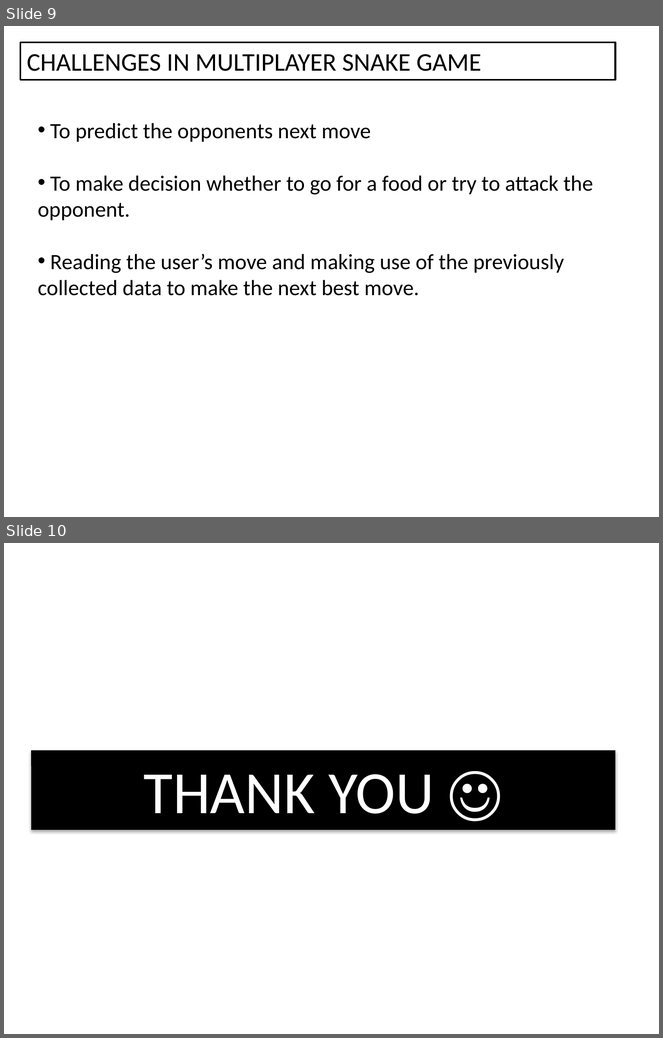
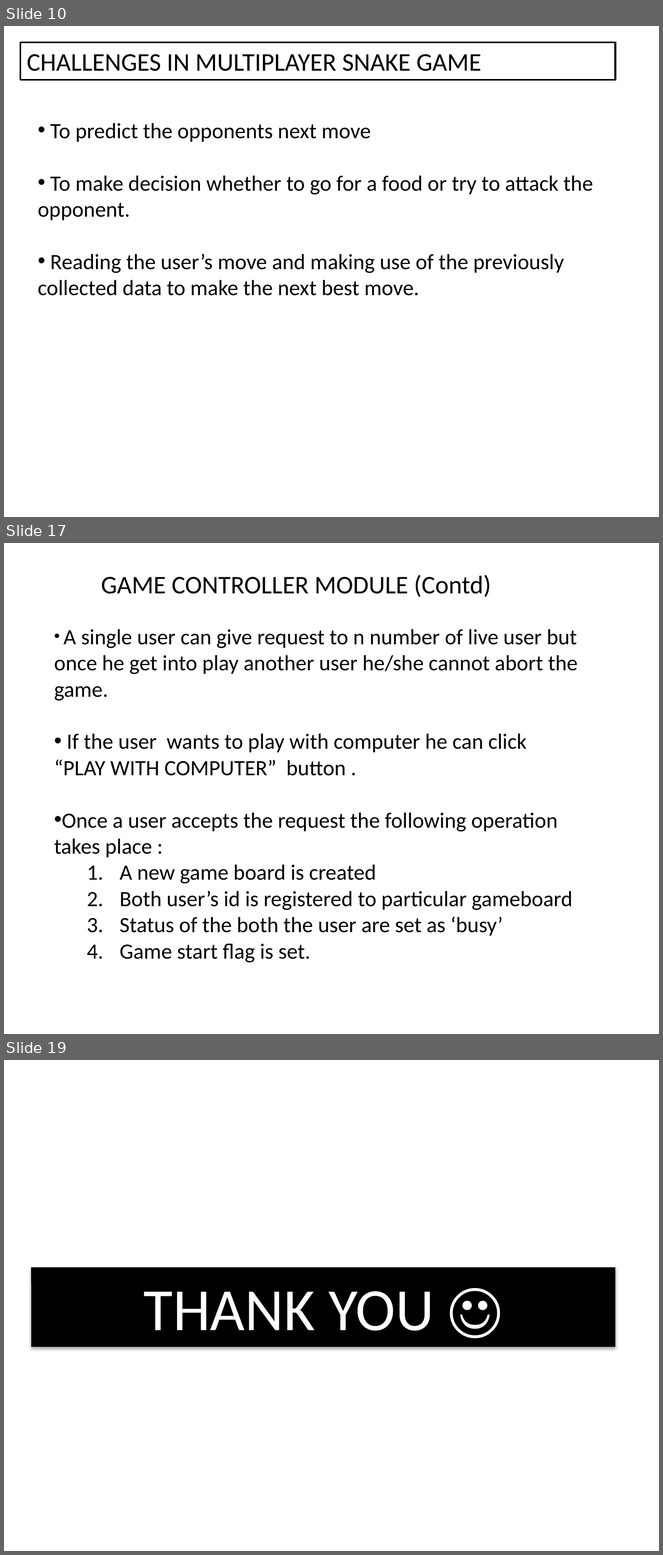
Before and after one commit to Greeny6092/Mini-Project-sem7-, a slide deck: presentation/AI BASED MULTIPLAYER SNAKE GAME(mini project).pptx. Shown one above the other, each under a label of ours: slides 9 and 10 before the commit, slides 10, 17 and 19 after it; the slides between them are not shown. The pictures are 663x1038 and 663x1555 pixels, drawn with LibreOffice and Linux fonts; fonts in the diff are those of the drawing. Boxes give left, top, right and bottom in pixels: in the first picture for what was removed or moved away, otherwise in the second. Text is boxed around its words. In the diff, an @@ line names an element or a change of style, - is before the commit and + after.

```diff
--- a/presentation/AI BASED MULTIPLAYER SNAKE GAME(mini project).pptx
+++ b/presentation/AI BASED MULTIPLAYER SNAKE GAME(mini project).pptx
@@ slide 17 added at (x1=4, y1=543, x2=659, y2=1034), background #FFFFFF @@
@@ text added at (x1=101, y1=575, x2=491, y2=597), 28 pt, text #000000 @@
+GAME CONTROLLER MODULE (Contd)
@@ text added at (x1=54, y1=629, x2=578, y2=963), 24 pt, text #000000 @@
+• A single user can give request to n number of live user but once he get into play another user he/she cannot abort the game.
+• If the user wants to play with computer he can click “PLAY WITH COMPUTER” button .
+• Once a user accepts the request the following operation takes place :
+  1. A new game board is created
+  2. Both user’s id is registered to particular gameboard
+  3. Status of the both the user are set as ‘busy’
+  4. Game start flag is set.
@@ what was slide 9 is now slide 10 @@
@@ what was slide 10 is now slide 19 @@
```
Also in this commit, not shown: 8 other slides added, 4 other files.
